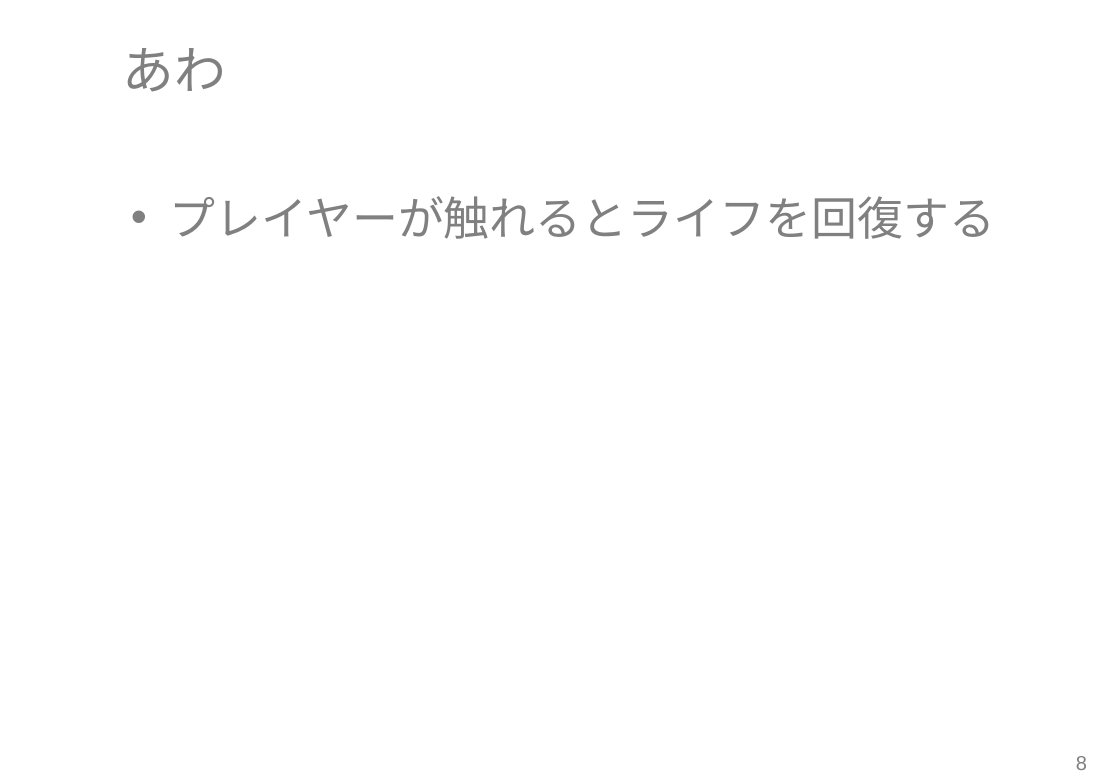
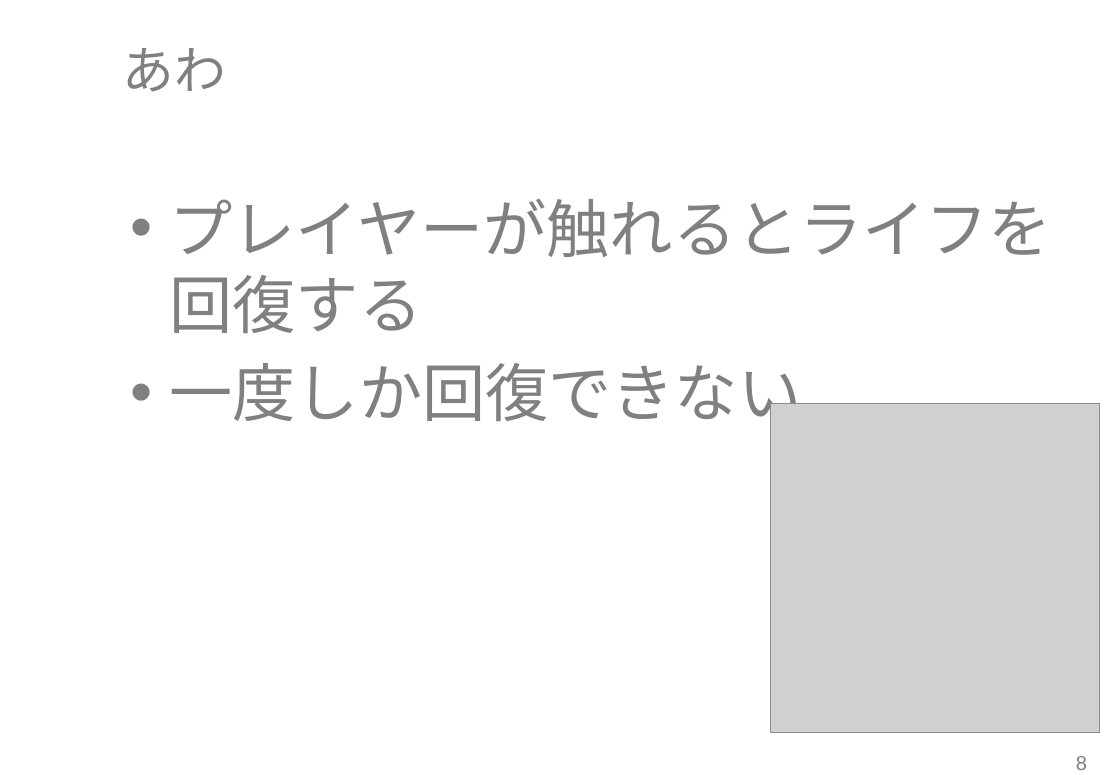
Before and after one commit to RubyCamp/rc2016s_g6, a slide deck: slide 9 of shinziko.pptx. Drawn at 1120x775 pixels with LibreOffice and Linux fonts; fonts in the diff are those of the drawing; grey boxes stand for pictures; background and template pictures are left out. Boxes give left, top, right and bottom in pixels: in the first picture for what was removed or moved away, otherwise in the second. Text is boxed around its words. In the diff, an @@ line names an element or a change of style, - is before the commit and + after.

Commit message:
スライドを修正して一部にカンペを追加

```diff
--- a/shinziko.pptx
+++ b/shinziko.pptx
@@ text at [170,199,1053,333]: size 32 to 44 pt in "プレイヤーが触れるとライフを回復する"; more space between paragraphs @@
@@ text at [170,363,802,431]: paragraph added @@
+• 一度しか回復できない
@@ picture added at [771,404,1100,733] @@
```
Also in this commit, not shown: 7 other slides changed, 2 slides added.
